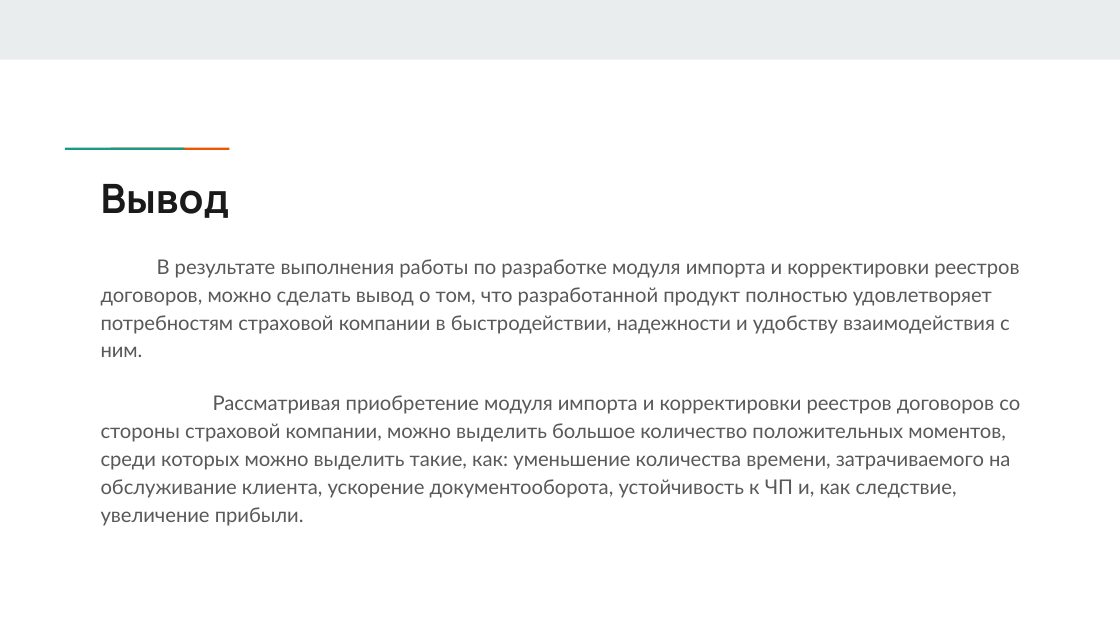
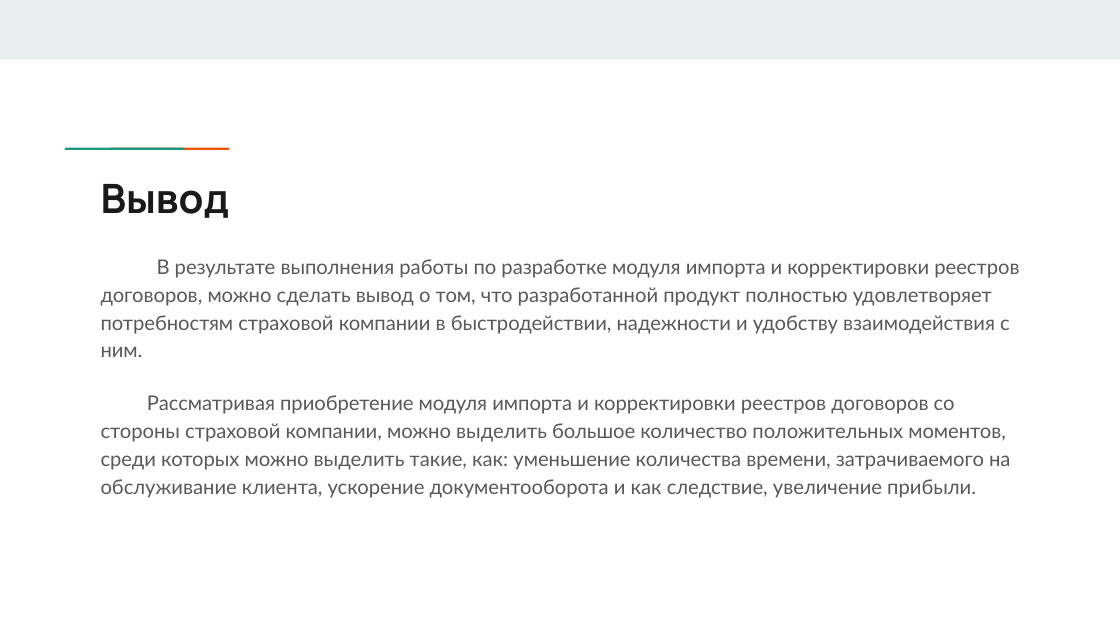
Before and after one commit to DaNkOMeN/MyDiplom, a slide deck: slide 20 of Последняя версия презентации.pptx. Drawn at 1120x630 pixels with LibreOffice and Linux fonts; fonts in the diff are those of the drawing. Boxes give left, top, right and bottom in pixels: in the first picture for what was removed or moved away, otherwise in the second. Text is boxed around its words. In the diff, an @@ line names an element or a change of style, - is before the commit and + after.

```diff
--- a/Последняя версия презентации.pptx
+++ b/Последняя версия презентации.pptx
@@ text at (x1=101, y1=395, x2=1010, y2=498): text changed @@
-Рассматривая приобретение модуля импорта и корректировки реестров договоров со стороны страховой компании, можно выделить большое количество положительных моментов, среди которых можно выделить такие, как: уменьшение количества времени, затрачиваемого на обслуживание клиента, ускорение документооборота, устойчивость к ЧП и, как следствие, увеличение прибыли.
+Рассматривая приобретение модуля импорта и корректировки реестров договоров со стороны страховой компании, можно выделить большое количество положительных моментов, среди которых можно выделить такие, как: уменьшение количества времени, затрачиваемого на обслуживание клиента, ускорение документооборота и как следствие, увеличение прибыли.
```
Also in this commit, not shown: 5 other slides changed, 4 slides added, 4 slides removed, 3 other files.
